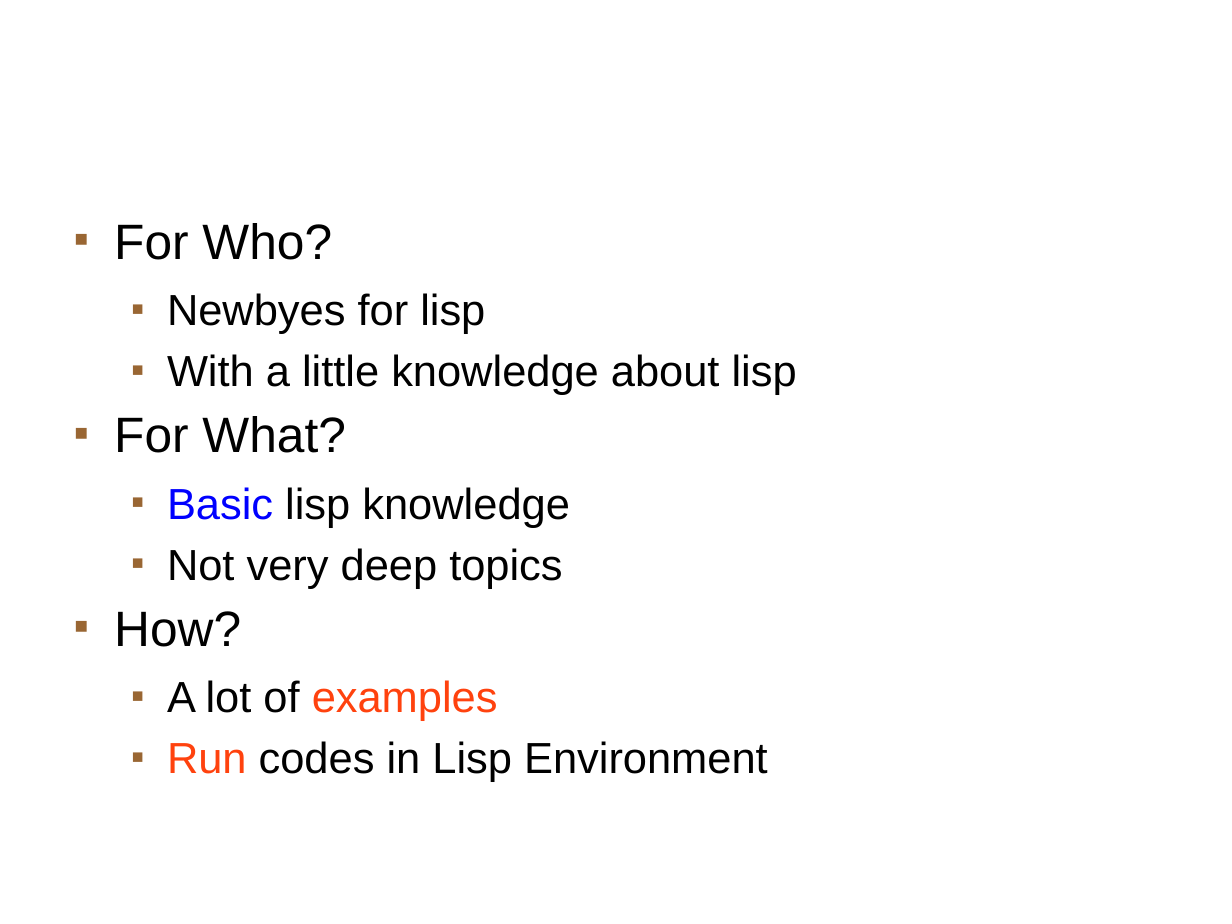
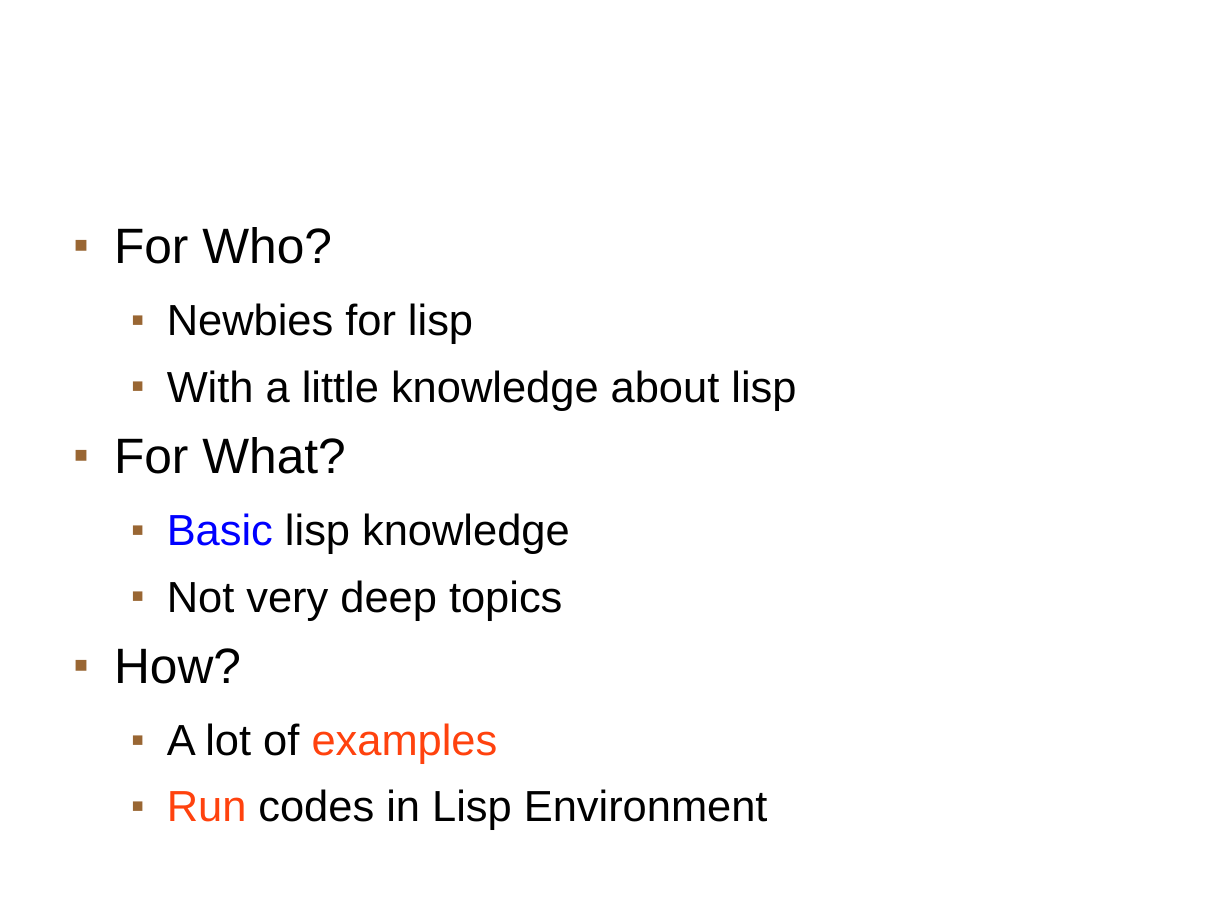
Before and after one commit to gadmyth/heroku-cl-example, a slide deck: slide 2 of public/Basic.Introduction.To.Lisp.ppt. Drawn at 1232x924 pixels with LibreOffice and Linux fonts; fonts in the diff are those of the drawing; background and template pictures are left out. Boxes give left, top, right and bottom in pixels: in the first picture for what was removed or moved away, otherwise in the second. Text is boxed around its words. In the diff, an @@ line names an element or a change of style, - is before the commit and + after.

```diff
--- a/public/Basic.Introduction.To.Lisp.ppt
+++ b/public/Basic.Introduction.To.Lisp.ppt
@@ text at <box>114,227,796,830</box>: line spacing 0.83 to 0.93 @@
@@ text at <box>167,303,473,344</box>: text changed @@
-  ■ Newbyes for lisp
+  ■ Newbies for lisp
```
Also in this commit, not shown: 1 other slide changed, 1 other file.
